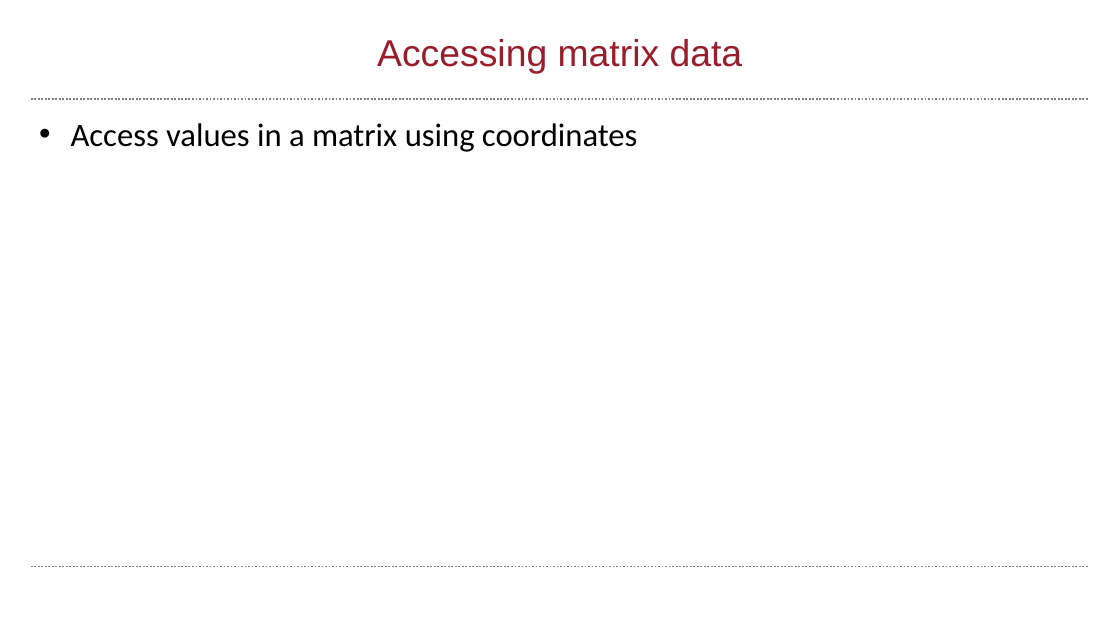
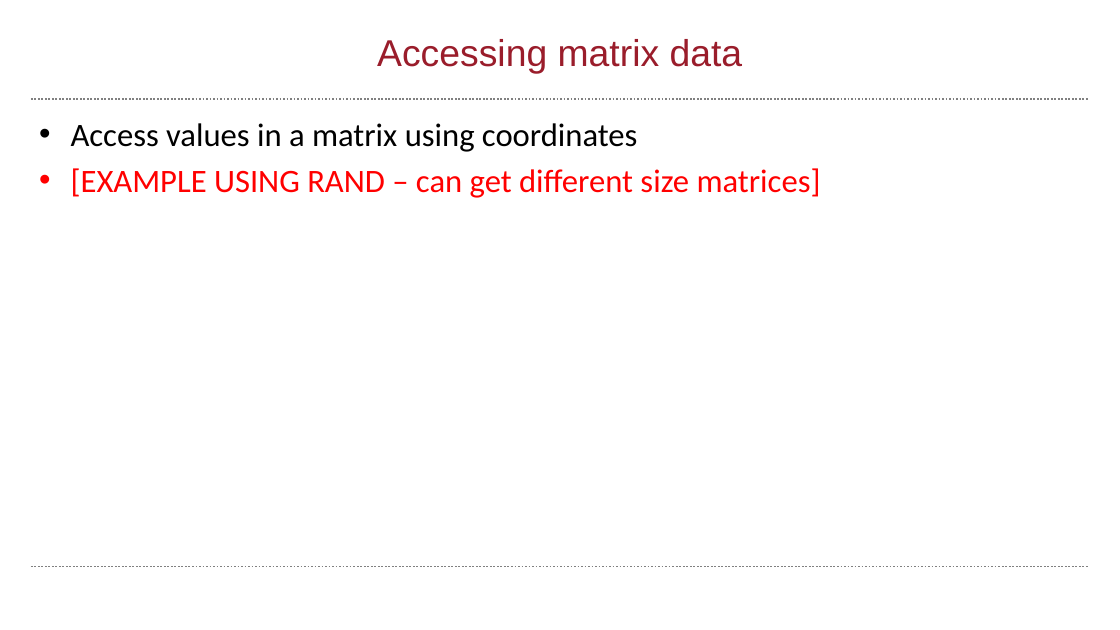
Before and after one commit to wbif-bristol/MATLAB-course, a slide deck: slide 6 of Session 2 - Matrices and image processing/MATLAB Session 2.pptx (slide 12 before the commit). Drawn at 1120x630 pixels with LibreOffice and Linux fonts; fonts in the diff are those of the drawing; background and template pictures are left out. Boxes give left, top, right and bottom in pixels: in the first picture for what was removed or moved away, otherwise in the second. Text is boxed around its words. In the diff, an @@ line names an element or a change of style, - is before the commit and + after.

```diff
--- a/Session 2 - Matrices and image processing/MATLAB Session 2.pptx
+++ b/Session 2 - Matrices and image processing/MATLAB Session 2.pptx
@@ text at (x1=71, y1=168, x2=821, y2=198): paragraph added @@
+• [EXAMPLE USING RAND – can get different size matrices]
```
Also in this commit, not shown: 3 other slides changed, 4 slides added, 3 slides removed, 3 other files.
